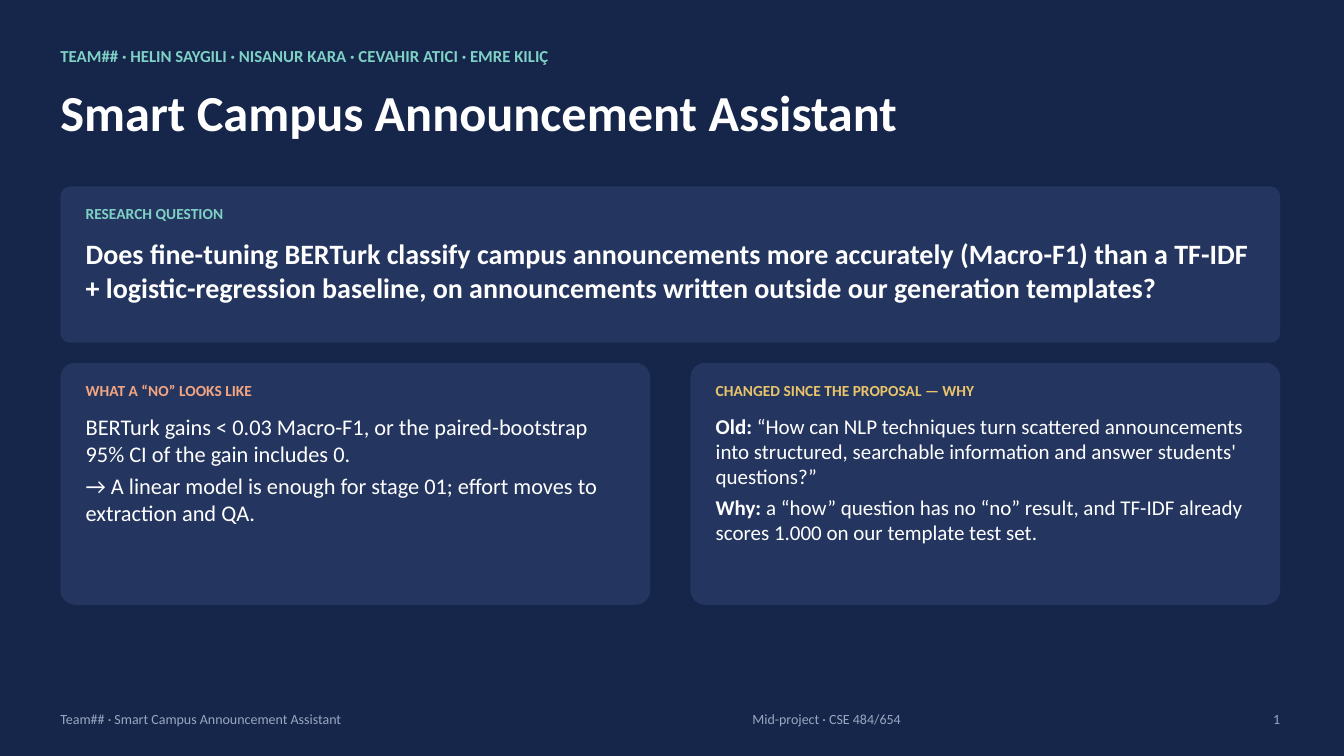
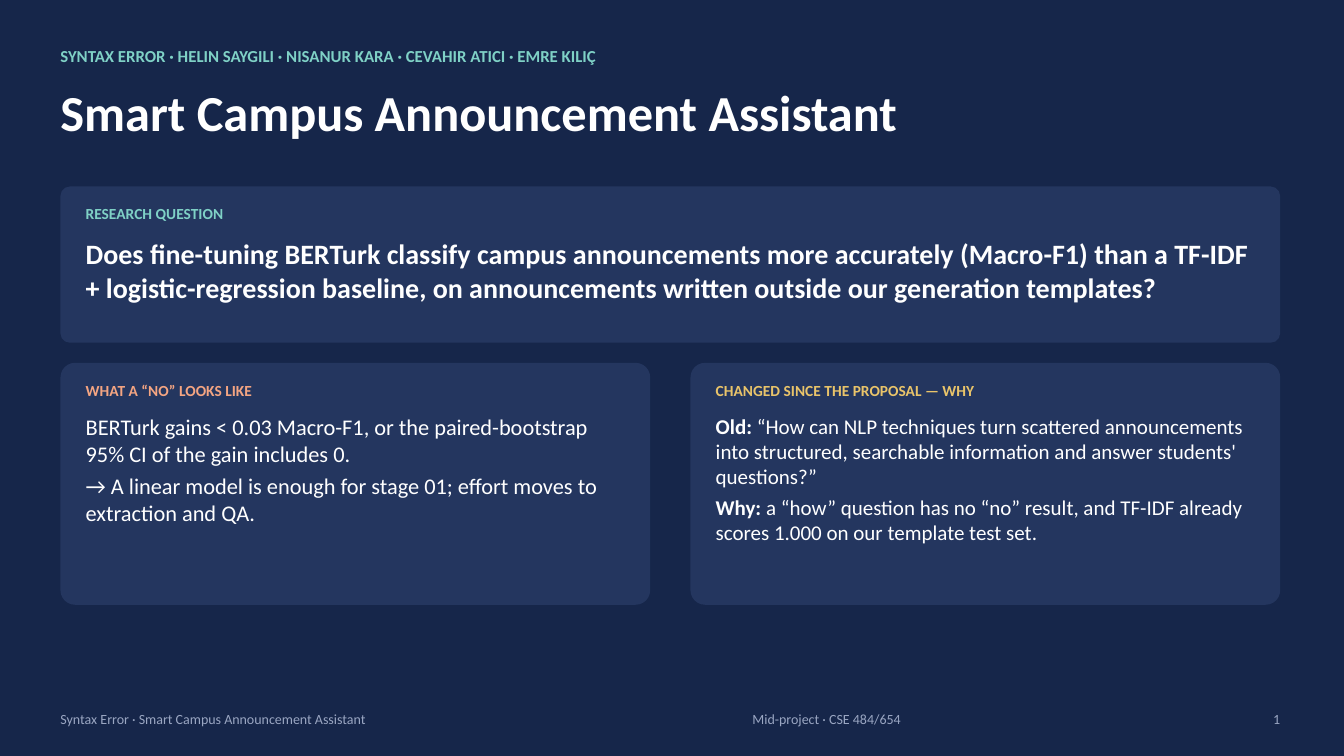
Before and after one commit to Cevahir11/smart-campus-assistant, a slide deck: slide 1 of presentation/TeamXX_MidProject.pptx. Drawn at 1344x756 pixels with LibreOffice and Linux fonts; fonts in the diff are those of the drawing. Boxes give left, top, right and bottom in pixels: in the first picture for what was removed or moved away, otherwise in the second. Text is boxed around its words. In the diff, an @@ line names an element or a change of style, - is before the commit and + after.

```diff
--- a/presentation/TeamXX_MidProject.pptx
+++ b/presentation/TeamXX_MidProject.pptx
@@ text at bbox=[60, 51, 596, 65]: text changed @@
-TEAM## · HELIN SAYGILI · NISANUR KARA · CEVAHIR ATICI · EMRE KILIÇ
+SYNTAX ERROR · HELIN SAYGILI · NISANUR KARA · CEVAHIR ATICI · EMRE KILIÇ
@@ text at bbox=[60, 714, 366, 726]: text changed @@
-Team## · Smart Campus Announcement Assistant
+Syntax Error · Smart Campus Announcement Assistant
```
Also in this commit, not shown: 10 other slides changed, 5 other files.
